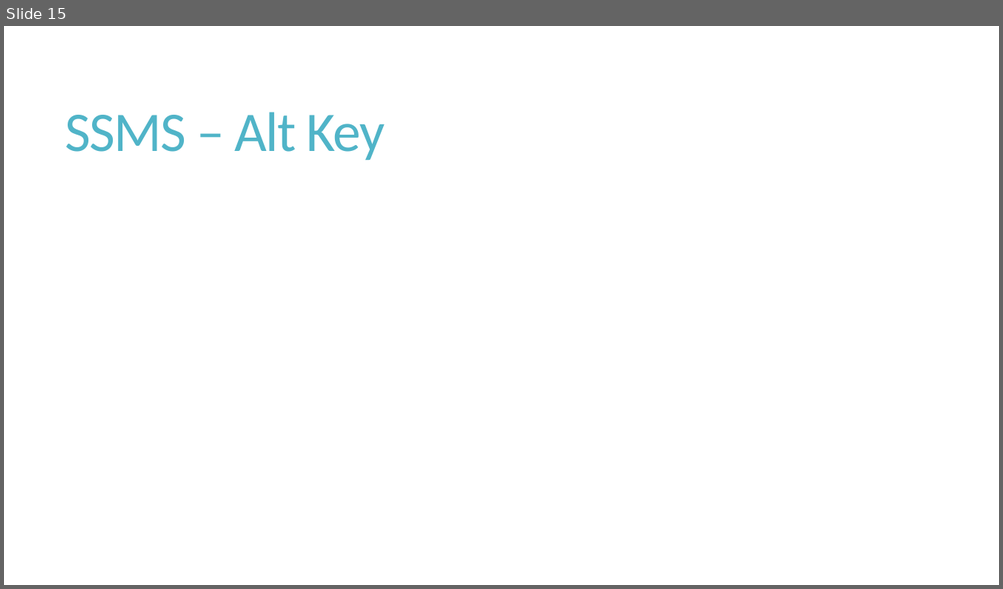
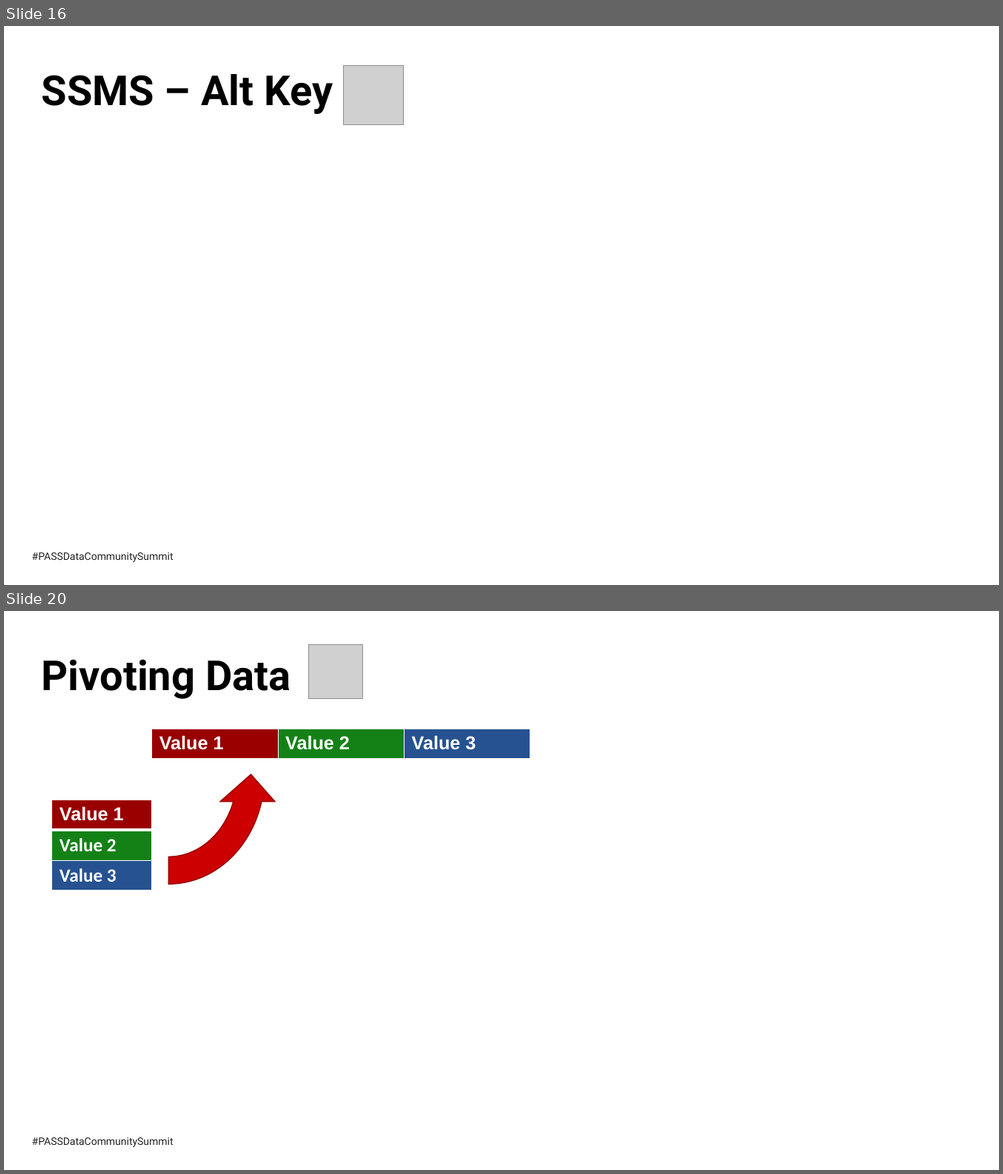
Before and after one commit to BarneyLawrence/Sessions-TSQL-BeyondTheBasics, a slide deck: T-SQL - Beyond the Basics.pptx. Shown one above the other, each under a label of ours: slide 15 before the commit, slides 16 and 20 after it; the slides between them are not shown. The pictures are 1003x589 and 1003x1174 pixels, drawn with LibreOffice and Linux fonts; fonts in the diff are those of the drawing; grey boxes stand for pictures; background and template pictures are left out. Boxes give left, top, right and bottom in pixels: in the first picture for what was removed or moved away, otherwise in the second. Text is boxed around its words. In the diff, an @@ line names an element or a change of style, - is before the commit and + after.

Commit message:
Final updates for PASS Summit 2020

```diff
--- a/T-SQL - Beyond the Basics.pptx
+++ b/T-SQL - Beyond the Basics.pptx
@@ slide 20 added at (4,611,999,1170), background #FFFFFF; not listed: 1 template element that a slide beside it also shows @@
@@ circular arrow added at (60,651,278,898), fill #CC0000, outline #970000 1 pt @@
@@ picture added at (308,644,362,698) @@
@@ title added at (42,659,290,699), 40 pt, text #000000, bold @@
+Pivoting Data
@@ table added at (152,729,530,760), 1 rows, 3 columns @@
+Value 1 | Value 2 | Value 3
@@ table added at (52,800,152,891), 3 rows, 1 columns @@
+Value 1
+Value 2
+Value 3
@@ what was slide 15 is now slide 16 @@
@@ slide 16 changed as well @@
@@ title "SSMS – Alt Key": place and size @@
-title "SSMS – Alt Key" at (65,112,384,160)
+title "SSMS – Alt Key" at (42,74,333,114)
@@ title "SSMS – Alt Key" at (42,74,333,114): size 54 to 40 pt, font Calibri to Roboto, text colour #50B4C8 to #000000, letter spacing -1.2 to 0 pt, bold on; line spacing 0.85 to 0.9; vertical alignment middle to top @@
@@ picture added at (344,65,403,125) @@
@@ text added at (32,553,173,562), 10 pt, text #222222 @@
+#PASSDataCommunitySummit
```
Also in this commit, not shown: 10 other slides changed, 11 other slides added, 6 slides removed, 15 other files.
